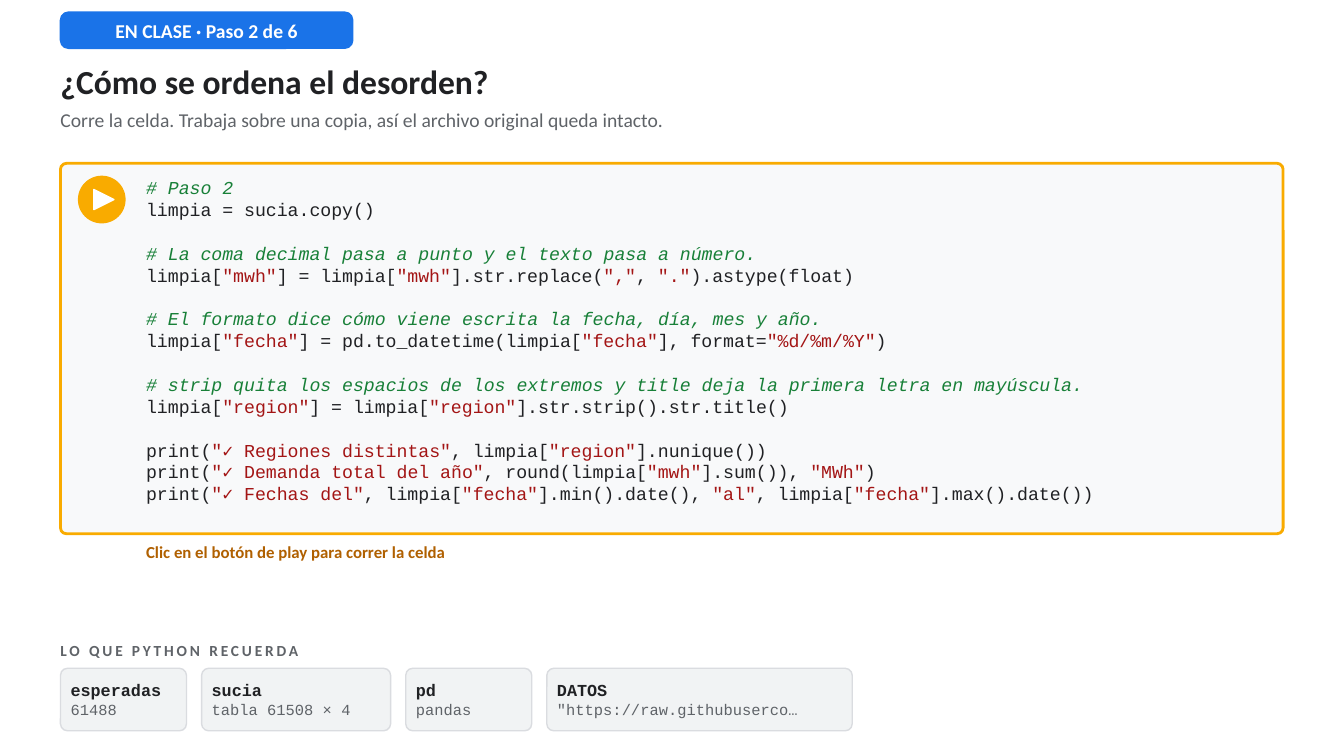
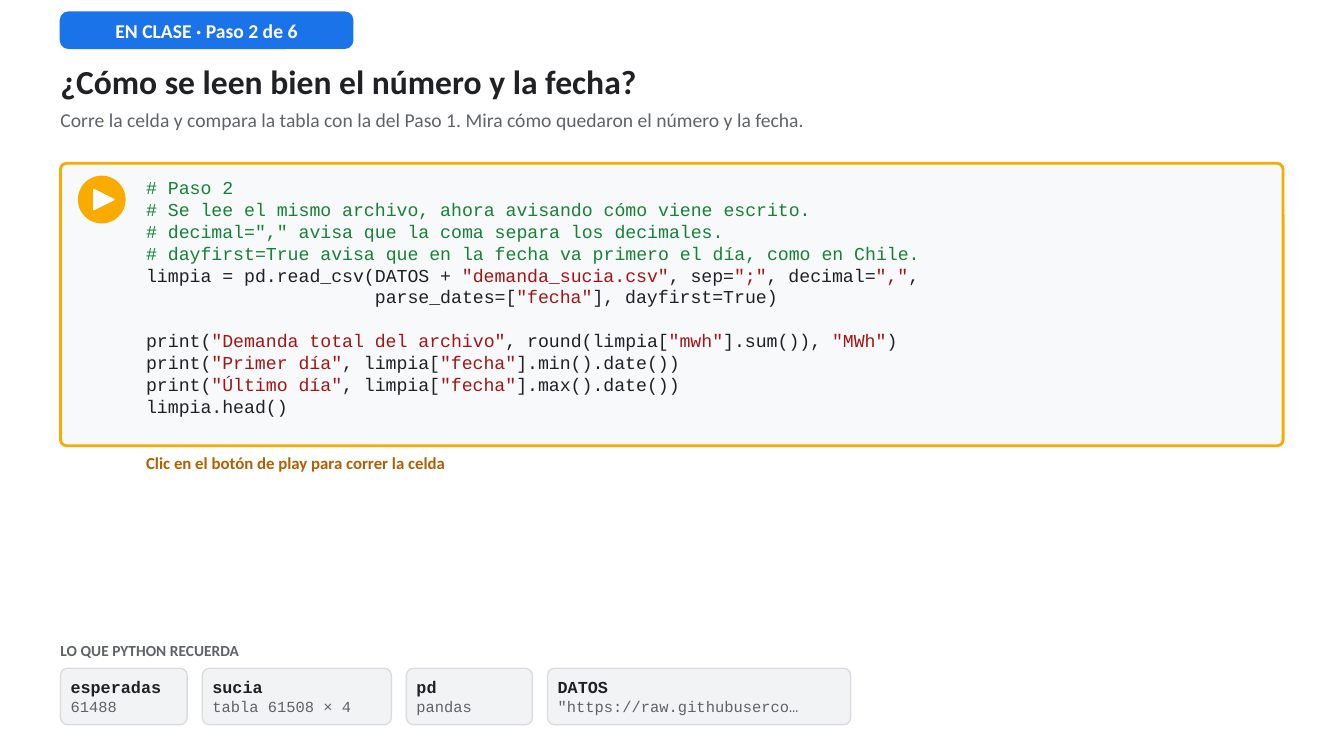
Before and after one commit to RodrigoMSB/curso-python-minergia, a slide deck: slide 10 of presentaciones/Simulador_Lab03_guiado.pptx (slide 9 before the commit). Drawn at 1344x756 pixels with LibreOffice and Linux fonts; fonts in the diff are those of the drawing. Boxes give left, top, right and bottom in pixels: in the first picture for what was removed or moved away, otherwise in the second. Text is boxed around its words. In the diff, an @@ line names an element or a change of style, - is before the commit and + after.

```diff
--- a/presentaciones/Simulador_Lab03_guiado.pptx
+++ b/presentaciones/Simulador_Lab03_guiado.pptx
@@ text at [60,70,636,100]: text changed @@
-¿Cómo se ordena el desorden?
+¿Cómo se leen bien el número y la fecha?
@@ text at [60,113,803,130]: text changed @@
-Corre la celda. Trabaja sobre una copia, así el archivo original queda intacto.
+Corre la celda y compara la tabla con la del Paso 1. Mira cómo quedaron el número y la fecha.
@@ proportions changed in 5 elements at [547,668,851,725], [203,668,392,725], [406,668,532,725], [60,668,188,725], [60,163,1284,446] @@
@@ rounded rectangle: place and size @@
-rounded rectangle at [60,163,1284,533]
+rounded rectangle at [60,163,1284,446]
@@ text at [146,203,919,417]: text changed @@
-limpia = sucia.copy()
-# La coma decimal pasa a punto y el texto pasa a número.
-limpia["mwh"] = limpia["mwh"].str.replace(",", ".").astype(float)
-# El formato dice cómo viene escrita la fecha, día, mes y año.
-limpia["fecha"] = pd.to_datetime(limpia["fecha"], format="%d/%m/%Y")
-# strip quita los espacios de los extremos y title deja la primera letra en mayúscula.
-limpia["region"] = limpia["region"].str.strip().str.title()
-print("✓ Regiones distintas", limpia["region"].nunique())
-print("✓ Demanda total del año", round(limpia["mwh"].sum()), "MWh")
-print("✓ Fechas del", limpia["fecha"].min().date(), "al", limpia["fecha"].max().date())
+# Se lee el mismo archivo, ahora avisando cómo viene escrito.
+# decimal="," avisa que la coma separa los decimales.
+# dayfirst=True avisa que en la fecha va primero el día, como en Chile.
+limpia = pd.read_csv(DATOS + "demanda_sucia.csv", sep=";", decimal=",",
+parse_dates=["fecha"], dayfirst=True)
+print("Demanda total del archivo", round(limpia["mwh"].sum()), "MWh")
+print("Primer día", limpia["fecha"].min().date())
+print("Último día", limpia["fecha"].max().date())
+limpia.head()
@@ text at [168,182,233,194]: italic off in "# Paso 2" @@
@@ text "Clic en el botón de ...": place and size @@
-text "Clic en el botón de ..." at [146,546,445,561]
+text "Clic en el botón de ..." at [146,457,445,472]
@@ text "LO QUE PYTHON RECUERDA" at [60,646,239,658]: letter spacing 2 to 0 pt @@
@@ rounded rectangle: place and size @@
-rounded rectangle at [60,668,187,731]
+rounded rectangle at [60,668,188,725]
@@ rounded rectangle: place and size @@
-rounded rectangle at [202,668,391,731]
+rounded rectangle at [203,668,392,725]
@@ rounded rectangle: place and size @@
-rounded rectangle at [406,668,532,731]
+rounded rectangle at [406,668,532,725]
@@ rounded rectangle: place and size @@
-rounded rectangle at [546,668,852,731]
+rounded rectangle at [547,668,851,725]
```
Also in this commit, not shown: 32 other slides changed, 28 slides added, 23 slides removed, 27 other files.
